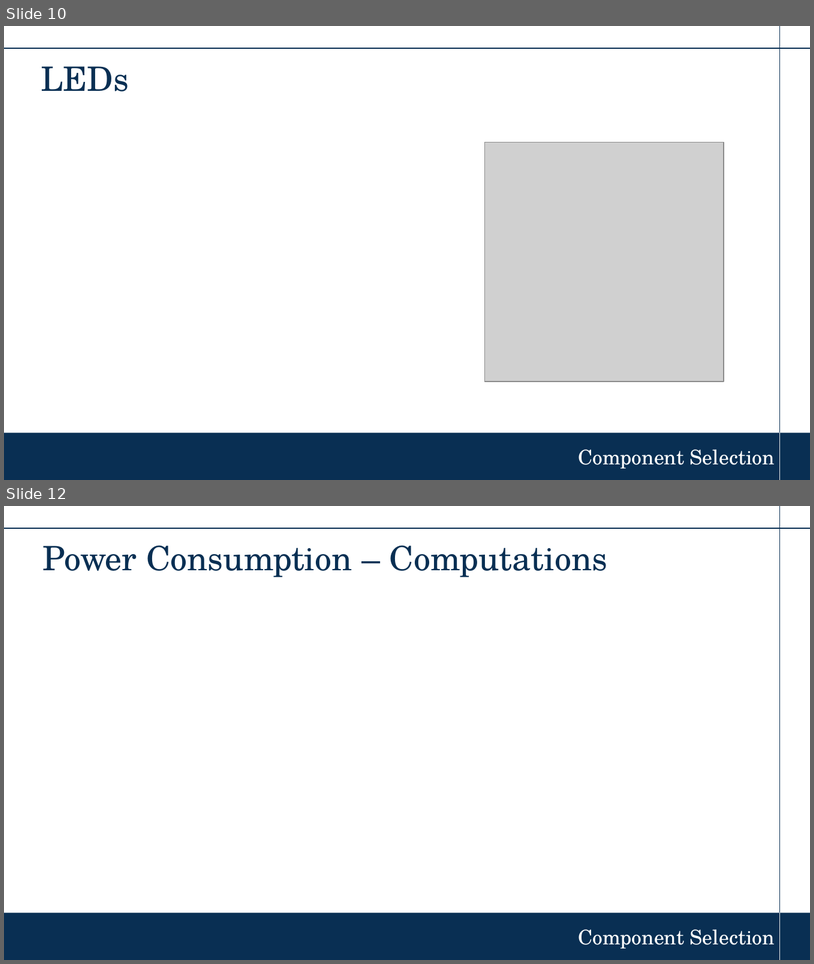
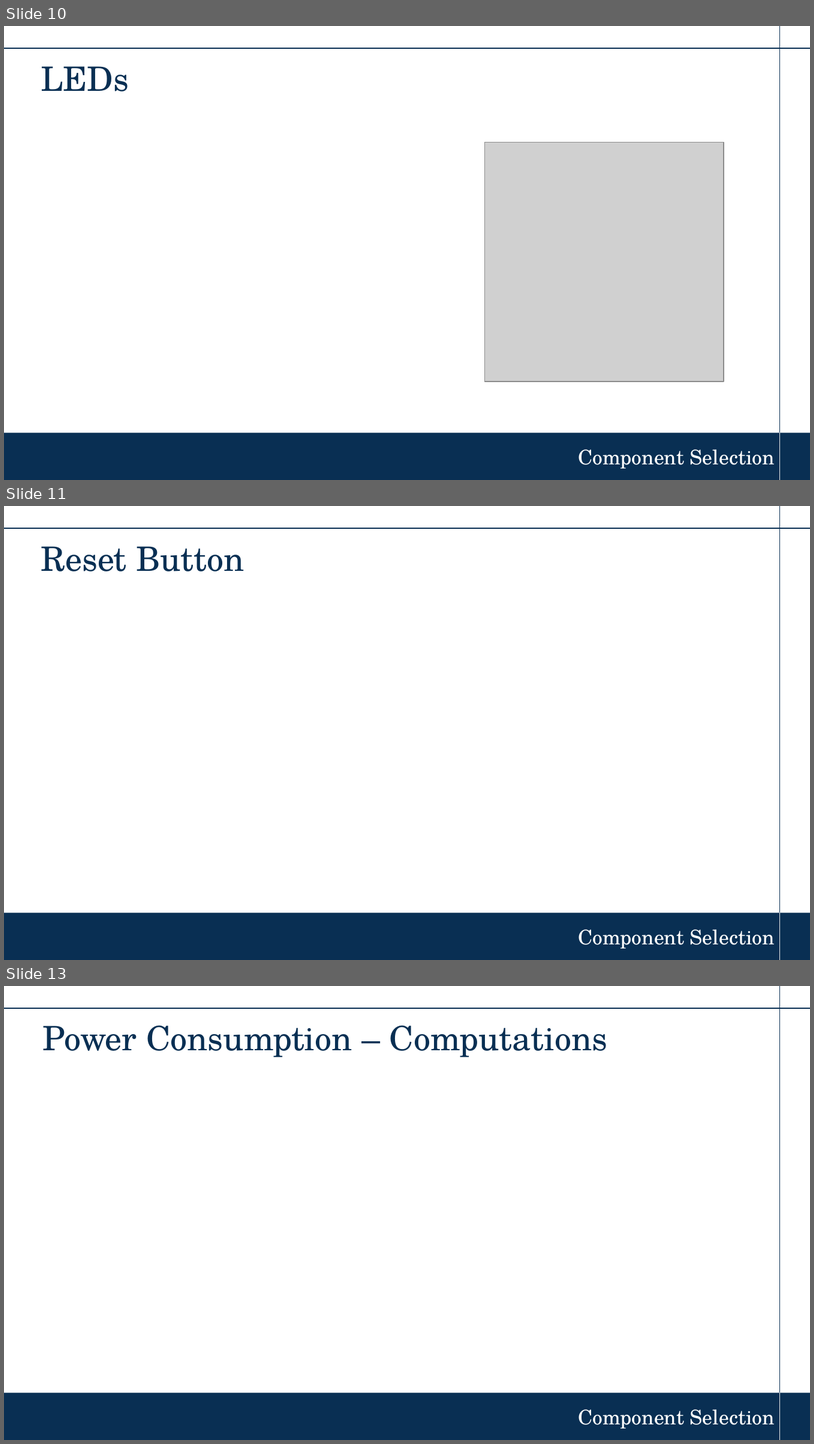
Before and after one commit to garcianeilangelo-crypto/ESE_RADIATOR, a slide deck: Radiator_Balance .pptx. Shown one above the other, each under a label of ours: slides 10 and 12 before the commit, slides 10, 11 and 13 after it; the slides between them are not shown. The pictures are 814x964 and 814x1444 pixels, drawn with LibreOffice and Linux fonts; fonts in the diff are those of the drawing; grey boxes stand for pictures; background and template pictures are left out. Boxes give left, top, right and bottom in pixels: in the first picture for what was removed or moved away, otherwise in the second. Text is boxed around its words. In the diff, an @@ line names an element or a change of style, - is before the commit and + after.

```diff
--- a/Radiator_Balance .pptx
+++ b/Radiator_Balance .pptx
@@ slide 11 added at bbox=[4, 506, 810, 960], background #FFFFFF; not listed: 4 template elements that a slide beside it also shows @@
@@ title added at bbox=[41, 546, 245, 571], 30 pt, text #092F53 @@
+Reset Button
@@ text added at bbox=[579, 929, 775, 948], 18 pt, text #FFFFFF @@
+Component Selection
@@ what was slide 12 is now slide 13 @@
```
Also in this commit, not shown: 7 slides changed, 8 other files.
